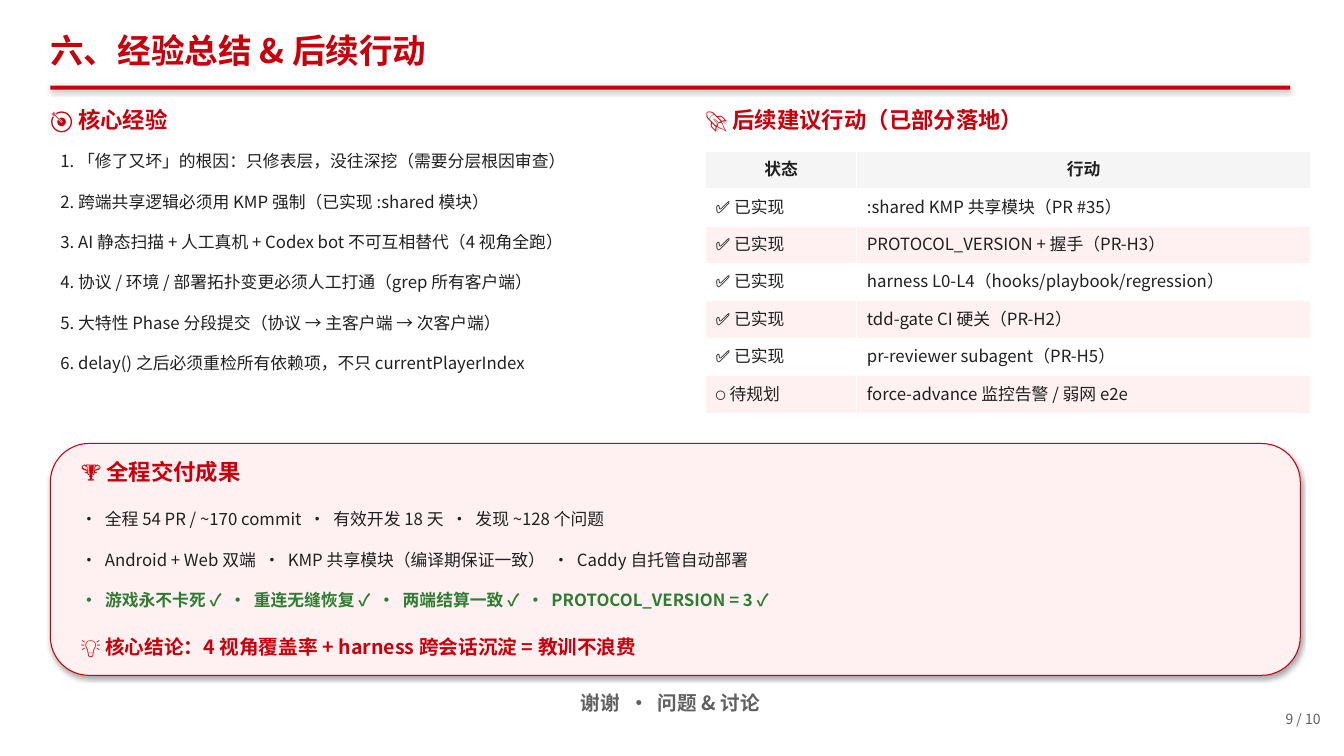
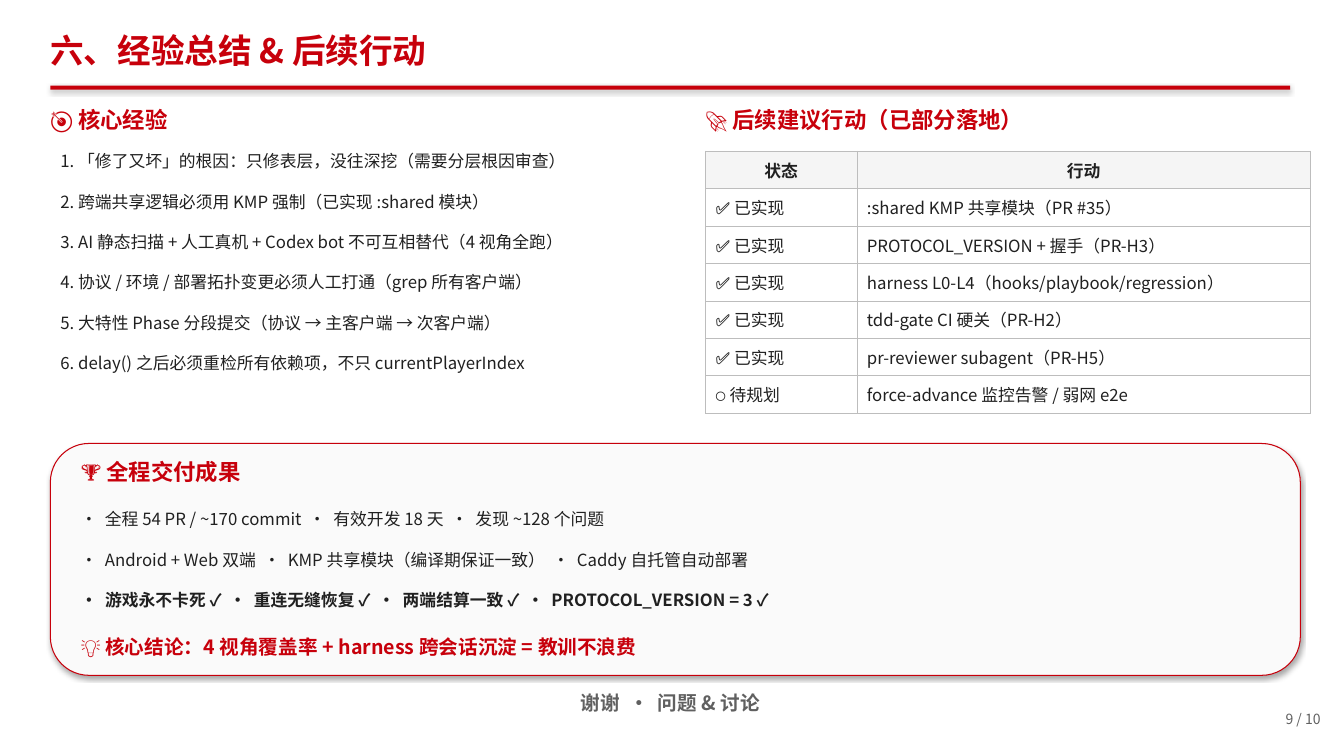
Before and after one commit to berming/AndroidAPP, a slide deck: slide 9 of docs/dev_summary.pptx. Drawn at 1344x756 pixels with LibreOffice and Linux fonts; fonts in the diff are those of the drawing. Boxes give left, top, right and bottom in pixels: in the first picture for what was removed or moved away, otherwise in the second. Text is boxed around its words. In the diff, an @@ line names an element or a change of style, - is before the commit and + after.

```diff
--- a/docs/dev_summary.pptx
+++ b/docs/dev_summary.pptx
@@ table at [706,151,1311,413] @@
@@ fill #FFF1F2 to #FFFFFF in 6 cells @@
@@ borders changed @@
@@ rounded rectangle at [50,444,1301,676]: fill #FFF1F2 to #FAFAFA @@
@@ text "· 游戏永不卡死 ✓ · 重连无缝恢复 ..." at [105,591,753,609]: text colour #2E7D32 to #202020 @@
```
Also in this commit, not shown: 8 other slides changed, 1 other file.
